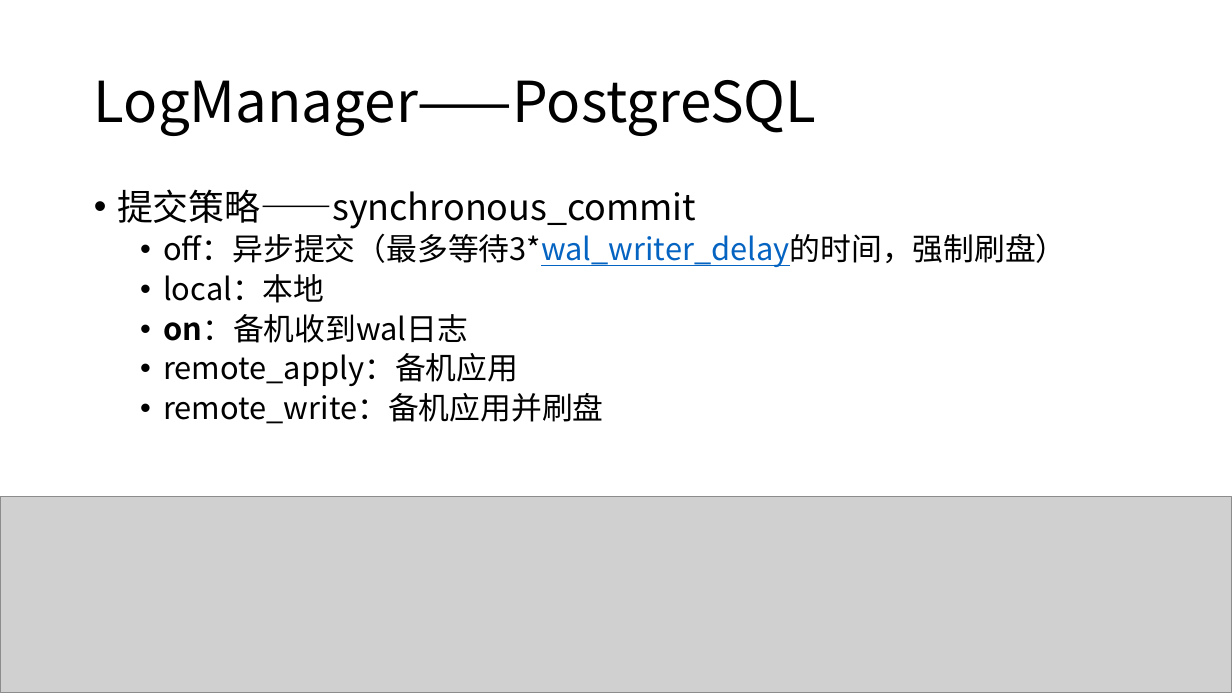
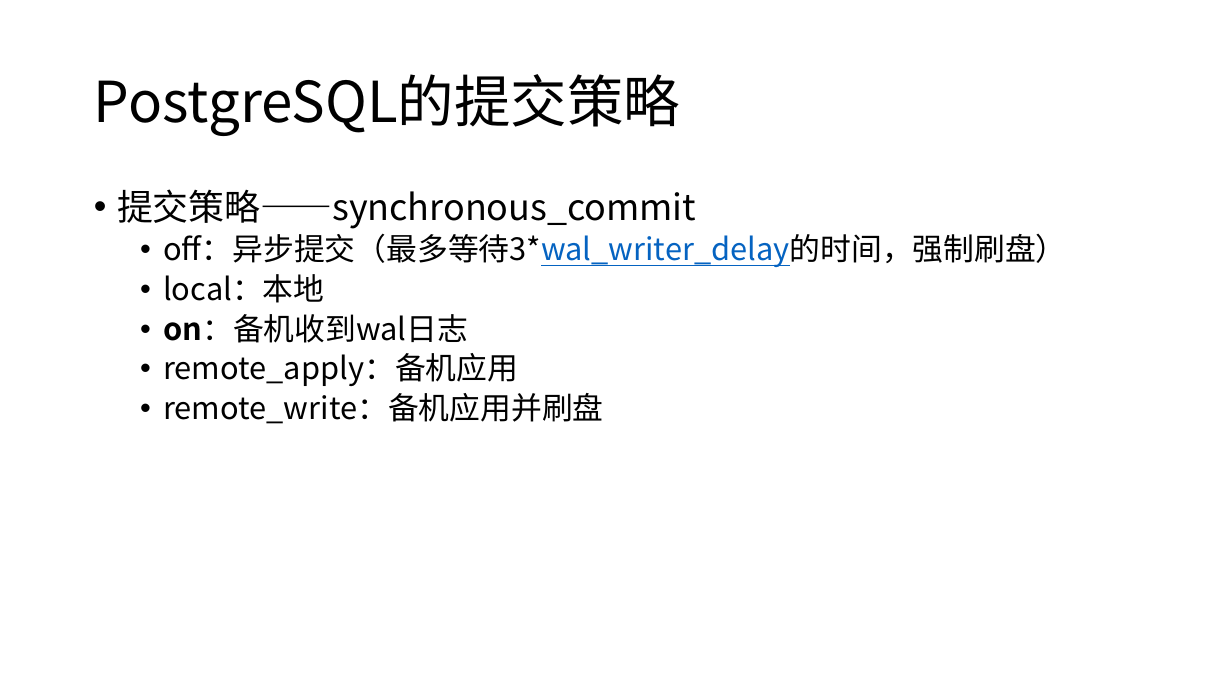
Before and after one commit to yummyliu/papers, a slide deck: slide 32 of 工作分享.pptx (slide 25 before the commit). Drawn at 1232x693 pixels with LibreOffice and Linux fonts; fonts in the diff are those of the drawing; grey boxes stand for pictures. Boxes give left, top, right and bottom in pixels: in the first picture for what was removed or moved away, otherwise in the second. Text is boxed around its words. In the diff, an @@ line names an element or a change of style, - is before the commit and + after.

```diff
--- a/工作分享.pptx
+++ b/工作分享.pptx
@@ title at [94,74,680,136]: text changed @@
-LogManager——PostgreSQL
+PostgreSQL的提交策略
@@ picture removed at [0,497,1232,693] @@
```
Also in this commit, not shown: 23 other slides changed, 11 slides added, 3 slides removed.
